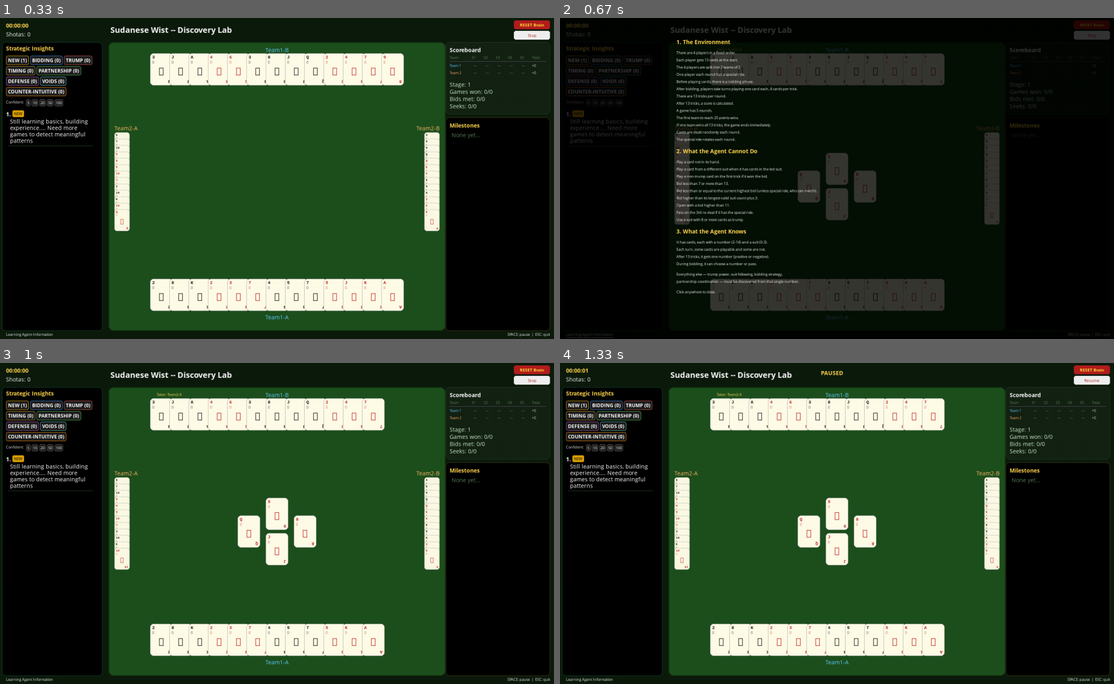
Above: before the commit, frames 1-4 (two rows, left to right).
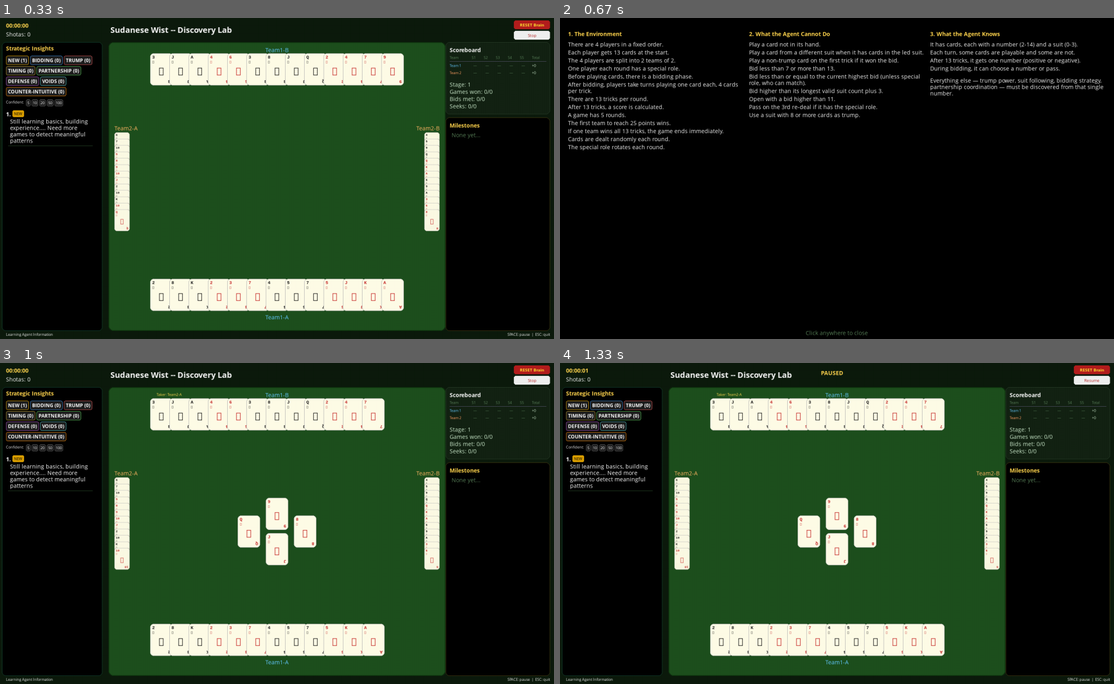
Above: after the commit, the same moments.

Repository: aamagzoub/engineering-intelligence
Game: pygame game, started from gui_wist_discovery/main.py
Same seed, same stepped clock (60 frames per second), same inputs: the game is played once before the commit and once after it.
Inputs (mouse positions are in pixels of both pictures, inside the frame that each line leads up to):
- Up to frame 1 (0.33 s): no input
- Up to frame 2 (0.67 s): click "Learning Agent Information" at 0.38 s
- Up to frame 3 (1 s): click (144, 526) at 0.72 s
- Up to frame 4 (1.33 s): tap Space at 1 s

Frame 1 is identical in both runs. In frame 2, 19% of the frame differs, in the area x 1-100%, y 0-100%; in frame 3, nothing differs; in frame 4, nothing differs.

Commit message:
v3.1.8 info overlay: 3 columns, medium font, full black bg

Diff:
--- a/gui_wist_discovery/renderer.py
+++ b/gui_wist_discovery/renderer.py
@@ -225,78 +225,89 @@
 
     # ─── Info Overlay ──────────────────────────────────────────────────────────
 
-    _INFO_TEXT = [
-        ("1. The Environment", True),
-        ("", False),
-        ("There are 4 players in a fixed order.", False),
-        ("Each player gets 13 cards at the start.", False),
-        ("The 4 players are split into 2 teams of 2.", False),
-        ("One player each round has a special role.", False),
-        ("Before playing cards, there is a bidding phase.", False),
-        ("After bidding, players take turns playing one card each, 4 cards per trick.", False),
-        ("There are 13 tricks per round.", False),
-        ("After 13 tricks, a score is calculated.", False),
-        ("A game has 5 rounds.", False),
-        ("The first team to reach 25 points wins.", False),
-        ("If one team wins all 13 tricks, the game ends immediately.", False),
-        ("Cards are dealt randomly each round.", False),
-        ("The special role rotates each round.", False),
-        ("", False),
-        ("2. What the Agent Cannot Do", True),
-        ("", False),
-        ("Play a card not in its hand.", False),
-        ("Play a card from a different suit when it has cards in the led suit.", False),
-        ("Play a non-trump card on the first trick if it won the bid.", False),
-        ("Bid less than 7 or more than 13.", False),
-        ("Bid less than or equal to the current highest bid (unless special role, who can match).", False),
-        ("Bid higher than its longest valid suit count plus 3.", False),
-        ("Open with a bid higher than 11.", False),
-        ("Pass on the 3rd re-deal if it has the special role.", False),
-        ("Use a suit with 8 or more cards as trump.", False),
-        ("", False),
-        ("3. What the Agent Knows", True),
-        ("", False),
-        ("It has cards, each with a number (2-14) and a suit (0-3).", False),
-        ("Each turn, some cards are playable and some are not.", False),
-        ("After 13 tricks, it gets one number (positive or negative).", False),
-        ("During bidding, it can choose a number or pass.", False),
-        ("", False),
-        ("Everything else — trump power, suit following, bidding strategy,", False),
-        ("partnership coordination — must be discovered from that single number.", False),
-        ("", False),
-        ("Click anywhere to close.", False),
-    ]
-
     def _render_info_overlay(self, left_panel_w):
-        """Render the agent info overlay centered on the table area."""
-        # Semi-transparent dark overlay.
-        overlay = pygame.Surface((SCREEN_WIDTH, SCREEN_HEIGHT), pygame.SRCALPHA)
-        overlay.fill((0, 0, 0, 200))
-        self.screen.blit(overlay, (0, 0))
-
-        # Content area — centered in the table region.
-        content_x = left_panel_w + 30
-        content_w = SCREEN_WIDTH - left_panel_w - 300
-        y = 50
-
+        """Render the agent info overlay — 3 columns, readable font, full black background."""
+        # Full black background.
+        self.screen.fill((0, 0, 0))
+
+        # Use medium font for body (15px) and large for headers.
         title_font = self.fonts["large"]
-        body_font = self.fonts["small"]
-
-        for text, is_header in self._INFO_TEXT:
-            if not text:
-                y += 8
+        body_font = self.fonts["medium"]
+
+        # 3 columns layout.
+        margin = 20
+        gap = 15
+        col_w = (SCREEN_WIDTH - 2 * margin - 2 * gap) // 3
+
+        col_x = [margin, margin + col_w + gap, margin + 2 * (col_w + gap)]
+        start_y = 30
+
+        # Column 1: The Environment.
+        y = start_y
+        self.screen.blit(title_font.render("1. The Environment", True, TEXT_GOLD), (col_x[0], y))
+        y += 26
+        env_lines = [
+            "There are 4 players in a fixed order.",
+            "Each player gets 13 cards at the start.",
+            "The 4 players are split into 2 teams of 2.",
+            "One player each round has a special role.",
+            "Before playing cards, there is a bidding phase.",
+            "After bidding, players take turns playing one card each, 4 cards per trick.",
+            "There are 13 tricks per round.",
+            "After 13 tricks, a score is calculated.",
+            "A game has 5 rounds.",
+            "The first team to reach 25 points wins.",
+            "If one team wins all 13 tricks, the game ends immediately.",
+            "Cards are dealt randomly each round.",
+            "The special role rotates each round.",
+        ]
+        for line in env_lines:
+            y = self._wrap_text(body_font, line, col_x[0], y, col_w, TEXT_WHITE, SCREEN_HEIGHT - 40)
+            y += 4
+
+        # Column 2: What the Agent Cannot Do.
+        y = start_y
+        self.screen.blit(title_font.render("2. What the Agent Cannot Do", True, TEXT_GOLD), (col_x[1], y))
+        y += 26
+        cannot_lines = [
+            "Play a card not in its hand.",
+            "Play a card from a different suit when it has cards in the led suit.",
+            "Play a non-trump card on the first trick if it won the bid.",
+            "Bid less than 7 or more than 13.",
+            "Bid less than or equal to the current highest bid (unless special role, who can match).",
+            "Bid higher than its longest valid suit count plus 3.",
+            "Open with a bid higher than 11.",
+            "Pass on the 3rd re-deal if it has the special role.",
+            "Use a suit with 8 or more cards as trump.",
+        ]
+        for line in cannot_lines:
+            y = self._wrap_text(body_font, line, col_x[1], y, col_w, TEXT_WHITE, SCREEN_HEIGHT - 40)
+            y += 4
+
+        # Column 3: What the Agent Knows.
+        y = start_y
+        self.screen.blit(title_font.render("3. What the Agent Knows", True, TEXT_GOLD), (col_x[2], y))
+        y += 26
+        knows_lines = [
+            "It has cards, each with a number (2-14) and a suit (0-3).",
+            "Each turn, some cards are playable and some are not.",
+            "After 13 tricks, it gets one number (positive or negative).",
+            "During bidding, it can choose a number or pass.",
+            "",
+            "Everything else — trump power, suit following, bidding strategy, "
+            "partnership coordination — must be discovered from that single number.",
+        ]
+        for line in knows_lines:
+            if not line:
+                y += 10
                 continue
-            if is_header:
-                surf = title_font.render(text, True, TEXT_GOLD)
-                self.screen.blit(surf, (content_x, y))
-                y += 22
-            else:
-                # Word wrap.
-                y = self._wrap_text(body_font, text, content_x, y, content_w, TEXT_WHITE, SCREEN_HEIGHT - 20)
-                y += 2
-
-            if y > SCREEN_HEIGHT - 30:
-                break
+            y = self._wrap_text(body_font, line, col_x[2], y, col_w, TEXT_WHITE, SCREEN_HEIGHT - 40)
+            y += 4
+
+        # "Click anywhere to close" centered at the bottom.
+        close_surf = body_font.render("Click anywhere to close", True, TEXT_DIM)
+        close_x = (SCREEN_WIDTH - close_surf.get_width()) // 2
+        self.screen.blit(close_surf, (close_x, SCREEN_HEIGHT - 25))
 
     # ─── Right Panel (Scoreboard + Discoveries) ────────────────────────────────
 
